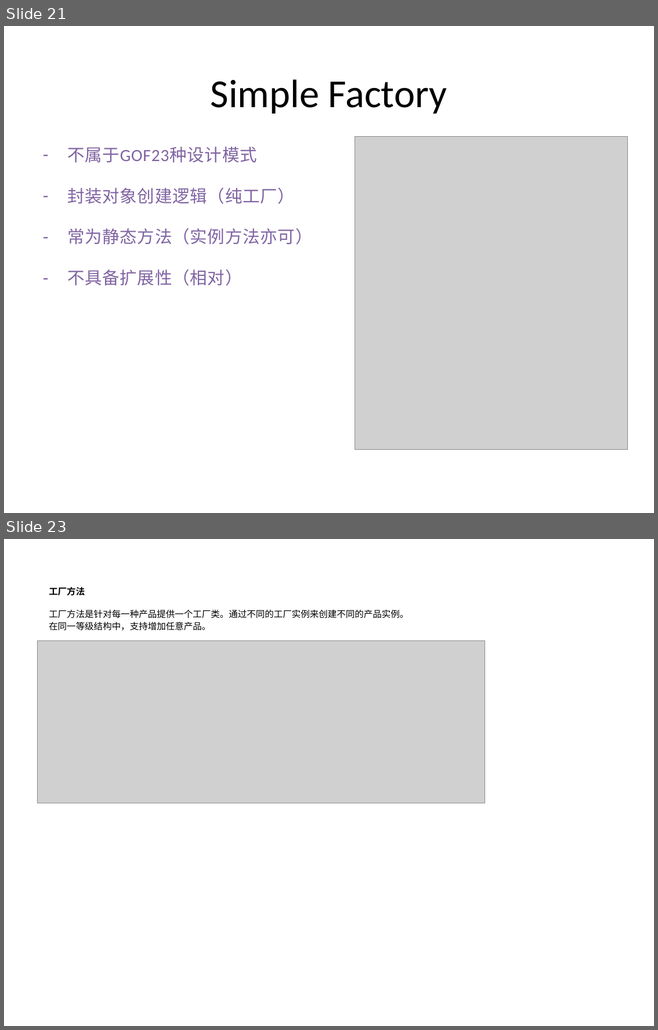
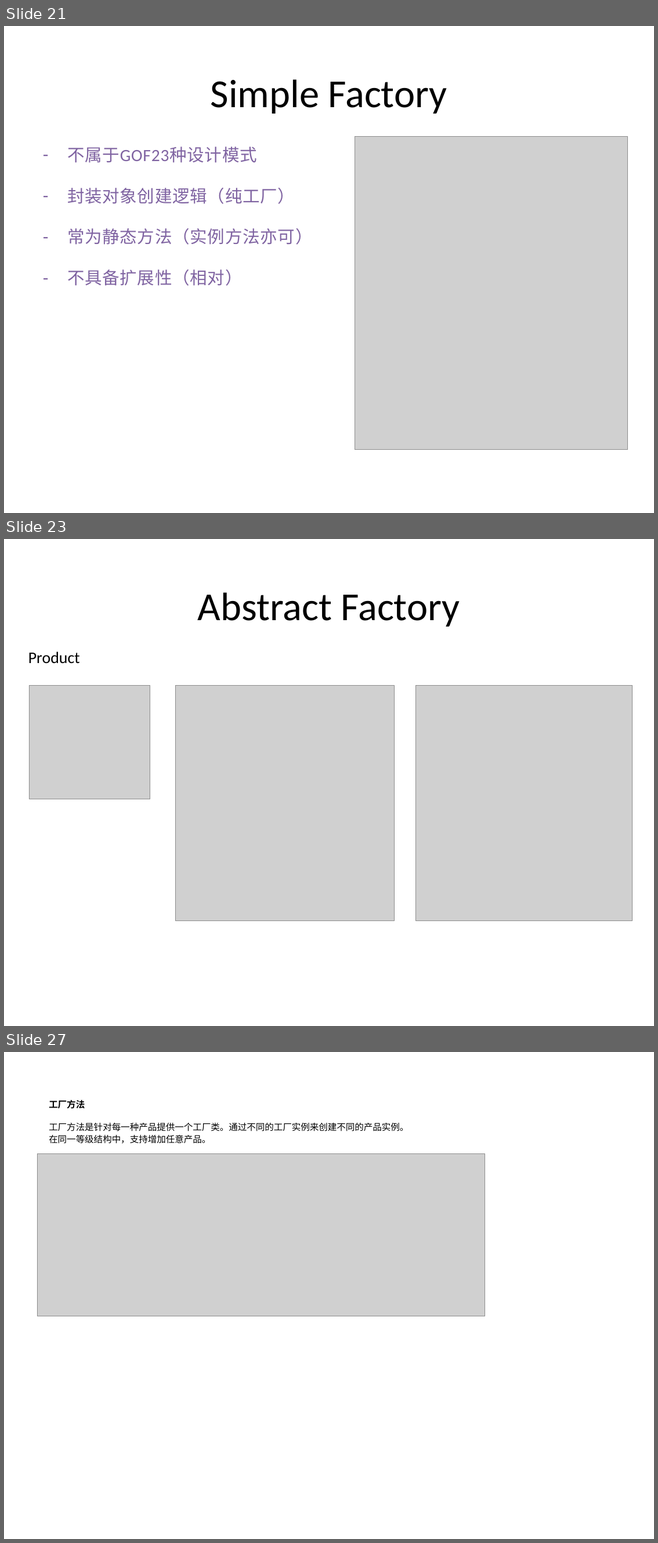
Before and after one commit to PlumpMath/DesignPattern-956, a slide deck: _Doc/Design Pattern (C#) - Part 1.pptx. Shown one above the other, each under a label of ours: slides 21 and 23 before the commit, slides 21, 23 and 27 after it; the slides between them are not shown. The pictures are 658x1030 and 658x1543 pixels, drawn with LibreOffice and Linux fonts; fonts in the diff are those of the drawing; grey boxes stand for pictures. Boxes give left, top, right and bottom in pixels: in the first picture for what was removed or moved away, otherwise in the second. Text is boxed around its words. In the diff, an @@ line names an element or a change of style, - is before the commit and + after.

```diff
--- a/_Doc/Design Pattern (C#) - Part 1.pptx
+++ b/_Doc/Design Pattern (C#) - Part 1.pptx
@@ slide 23 added at [4, 539, 654, 1026], background #FFFFFF @@
@@ title added at [198, 592, 460, 627], 44 pt, text #000000 @@
+Abstract Factory
@@ text added at [28, 652, 80, 664], 18 pt, text #000000 @@
+Product
@@ picture added at [30, 685, 150, 799] @@
@@ picture added at [176, 685, 394, 920] @@
@@ picture added at [416, 685, 632, 920] @@
@@ what was slide 23 is now slide 27 @@
```
Also in this commit, not shown: 1 slide changed, 3 other slides added.
